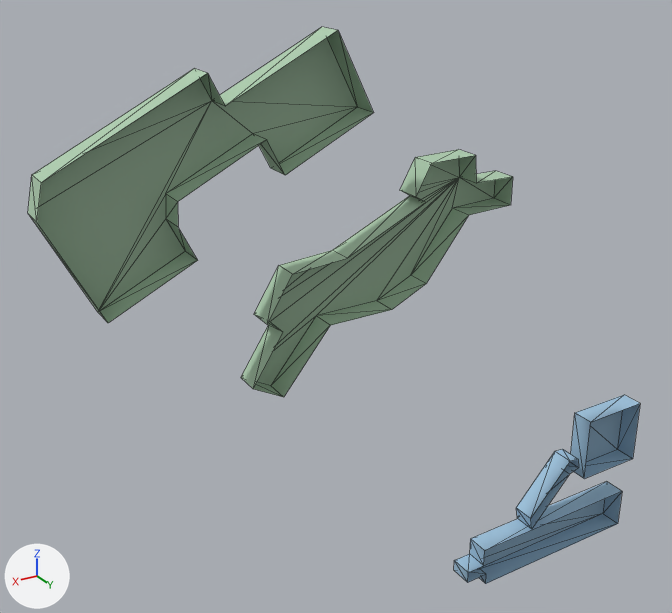
What one commit did to the OBJ model src/kickboard_sim/models/knu_campus/meshes/buildings_k05.obj.
Both versions are drawn from a 50 mm lens placed at (468.0, 232.0, -78.0), pointed at (315.0, -23.0, -205.0). The axes (+X, +Y, +Z) are drawn at lower left. The lights are the same throughout. The picture after the commit comes second. Mesh edges are drawn as thin lines. Where no turn or scale is listed for an object, it has been applied to the vertices.

The first picture shows 'buildings_k05'.
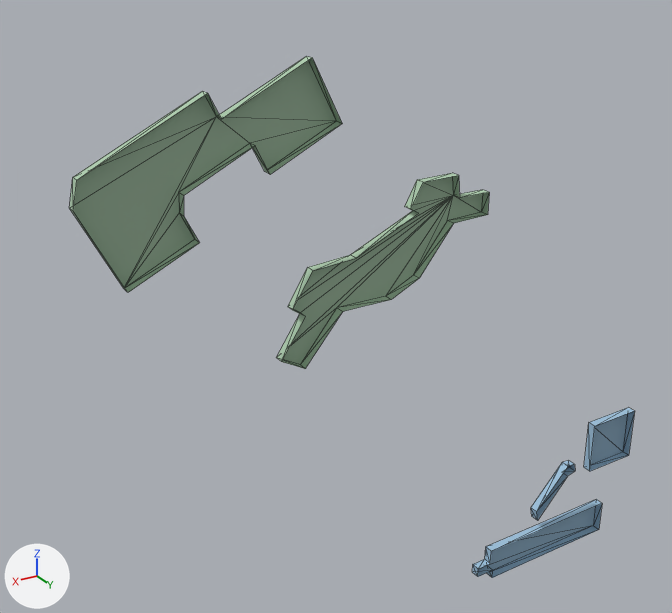
Location of each change, [x1, y1, x2, y2] in pixels of the pictures (672 x 613 px; the box of a moved part takes in the faces that stretch with it):
'buildings_k05', reshaped (8% narrower, 6% shorter)
    before: [28, 27, 640, 584]
    after: [69, 56, 635, 578]
part 1 of me_buildings_k05, moved or reshaped
    before: [454, 481, 622, 584]
    after: [472, 499, 602, 578]
part 2 of me_buildings_k05, moved or reshaped
    before: [516, 449, 579, 529]
    after: [531, 460, 575, 521]
part 3 of me_buildings_k05, moved or reshaped
    before: [241, 149, 513, 397]
    after: [276, 173, 489, 369]
part 4 of me_buildings_k05, moved or reshaped
    before: [28, 27, 374, 323]
    after: [69, 56, 342, 292]
part 5 of me_buildings_k05, moved or reshaped
    before: [571, 395, 640, 479]
    after: [584, 408, 635, 471]

Edits to the bpy script that builds the scene:
```text
Change me_buildings_k05:
    used by ob_buildings_k05; location = (0.0, 0.0, 0.0)
    remove me_buildings_k05.from_pydata(...)  # 94 vertices, 131 faces; spans x 178.0..417.0, y -9.0..0.0, z -333.0..-109.0
    add me_buildings_k05.from_pydata(...)  # 94 vertices, 131 faces; spans x 181.0..407.0, y -3.0..0.0, z -331.0..-116.0
    me_buildings_k05 part 1: the loose piece of 16 vertices spanning x 182.0..267.0, y -9.0..0.0, z -333.0..-314.0 is scaled about its middle by (0.8, 0.386, 0.8), then moved by (3.0, 3.0, 0.0)
    me_buildings_k05 part 2: the loose piece of 12 vertices spanning x 211.0..236.0, y -9.0..0.0, z -315.0..-287.0 is scaled about its middle by (0.8, 0.386, 0.8), then moved by (0.0, 3.0, 1.0)
    me_buildings_k05 part 3: the loose piece of 34 vertices spanning x 259.0..359.0, y -9.0..0.0, z -220.0..-152.0 is scaled about its middle by (0.8, 0.386, 0.8), then moved by (0.0, 3.0, 1.0)
    me_buildings_k05 part 4: the loose piece of 24 vertices spanning x 316.0..417.0, y -9.0..0.0, z -182.0..-109.0 is scaled about its middle by (0.8, 0.386, 0.8), then moved by (1.0, 3.0, 0.0)
    me_buildings_k05 part 5: the loose piece of 8 vertices spanning x 178.0..207.0, y -9.0..0.0, z -299.0..-271.0 is scaled about its middle by (0.8, 0.386, 0.8), then moved by (0.0, 3.0, 0.0)
```
